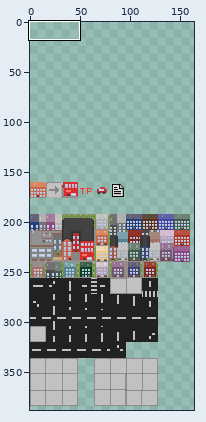
Sprite sheet: assets/tilesets/level5_tileset.png. Above: a wide view before the commit, with the close-up outlined.
Close-up. Before the edit:
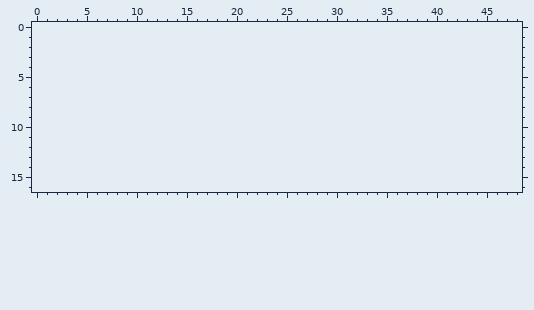
The file is 320x320 pixels. Pixels under 10% opacity are left out. Colours within 5 levels of each other are drawn and written as one. Shown: x 0..48, y 0..16. The old version is drawn lined up with the new one, on the new canvas. The wide view leaves out empty margins. The commit also changed other parts of the picture, which this record leaves out.
Once edited:
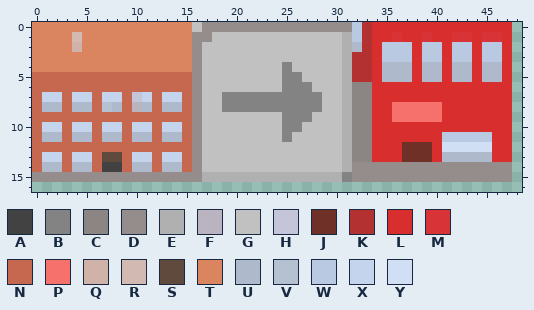
Palette (. is transparent): A #424242  B #838383  C #8b8583  D #948d8b  E #b0b0b0  F #bab4c0  G #c2c1c1  H #c4c5d9  J #6f3127  K #b43131  L #d92e2e  M #d83437  N #c5684f  P #f7716c  Q #d1b2a9  R #d2bab3  S #604a3e  T #da855f  U #aebacc  V #b5c0d0  W #b9c9e2  X #c4d4ec  Y #d1dff4
From old to new:
canvas 320x320 -> 352x704, the old top-left corner now at 0,160
@@ x 0..48 @@
- 0 .................................................
- 1 .................................................
- 2 .................................................
- 3 .................................................
- 4 .................................................
- 5 .................................................
- 6 .................................................
- 7 .................................................
- 8 .................................................
- 9 .................................................
-10 .................................................
-11 .................................................
-12 .................................................
-13 .................................................
-14 .................................................
-15 .................................................
+ 0 TTTTTTTTTTTTTTTTGDDDDDDDDDDDDDDDWKLLLLLLLLLLLLLL.
+ 1 TTTTRTTTTTTTTTTTDDGGGGGGGGGGGGGEWKLLMLLMLLMMLMML.
+ 2 TTTTQTTTTTTTTTTTDGGGGGGGGGGGGGGEUKLWWWLWWLWWLWWL.
+ 3 TTTTTTTTTTTTTTTTDGGGGGGGGGGGGGGEKKLWWWLWWLWWLWWL.
+ 4 TTTTTTTTTTTTTTTTDGGGGGGGGBGGGGGEKKLUUULUULUULUUL.
+ 5 NNNNNNNNNNNNNNNNDGGGGGGGGBBGGGGEKKLUUULUULUULUUL.
+ 6 NNNNNNNNNNNNNNNNDGGGGGGGGBBBGGGECCLLLLLLLLLLLLLL.
+ 7 NXXNXXNXXNHXNXXNDGGBBBBBBBBBBGGECCLLLLLLLLLLLLLL.
+ 8 NUUNUUNVUNFUNUUNDGGBBBBBBBBBBGGECCLLPPPPPLLLLLLL.
+ 9 NNNNNNNNNNNNNNNNDGGGGGGGGBBBGGGECCLLPPPPPLLLLLLL.
+10 NXXNXXNXXNXXNXXNDGGGGGGGGBBGGGGECCLLLLLLLLLLLLLL.
+11 NUUNUUNUUNUUNUUNDGGGGGGGGBGGGGGECCLLLLLLLWWWWWLL.
+12 NNNNNNNNNNNNNNNNDGGGGGGGGGGGGGGECCLLLJJJLYYYYYLL.
+13 NXXNXXNSSNXXNXXNDGGGGGGGGGGGGGGECCLLLJJJLUUUUULL.
+14 NUUNUUNAANUUNUUNDGGGGGGGGGGGGGGEDDDDDDDDDDDDDDDD.
+15 DDDDDDDDDDDDDDDDDEEEEEEEEEEEEEEBDDDDDDDDDDDDDDDD.
 16 .................................................
